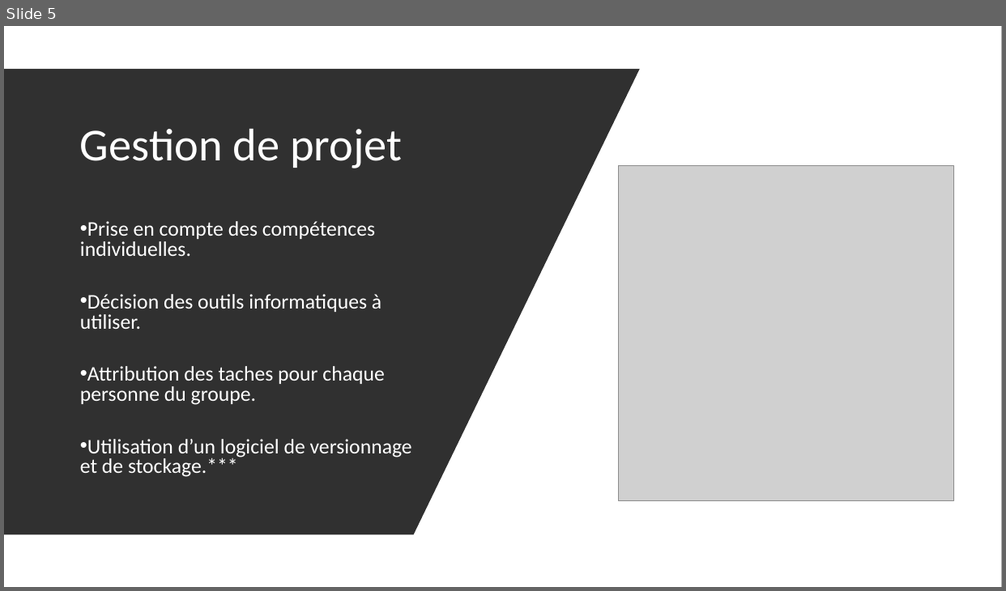
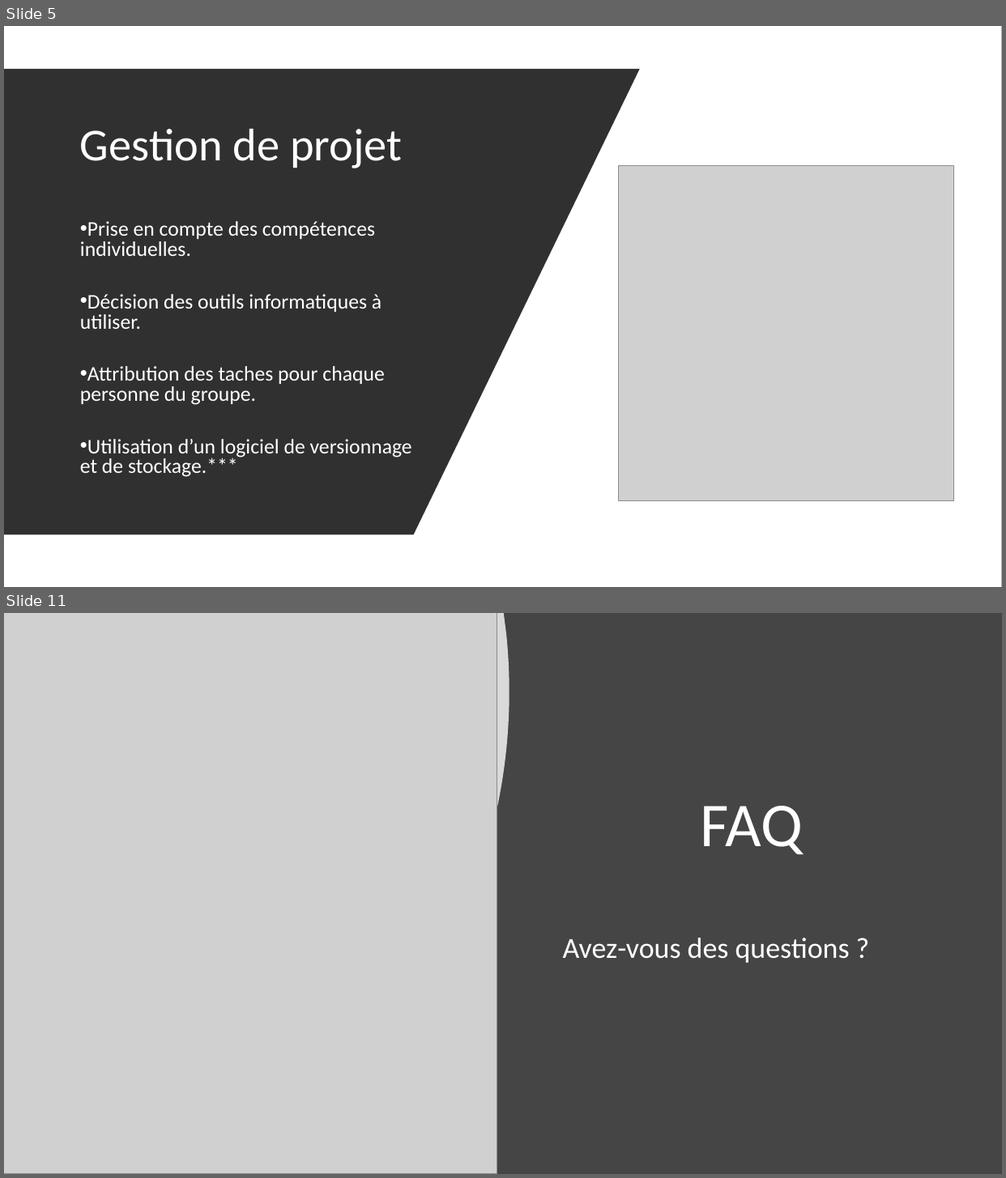
Before and after one commit to FlowNight/BRICK_SHOOTER, a slide deck: Support B.S.pptx. Shown one above the other, each under a label of ours: slide 5 before the commit, slides 5 and 11 after it; the slides between them are not shown. The pictures are 1006x591 and 1006x1178 pixels, drawn with LibreOffice and Linux fonts; fonts in the diff are those of the drawing; grey boxes stand for pictures. Boxes give left, top, right and bottom in pixels: in the first picture for what was removed or moved away, otherwise in the second. Text is boxed around its words. In the diff, an @@ line names an element or a change of style, - is before the commit and + after.

```diff
--- a/Support B.S.pptx
+++ b/Support B.S.pptx
@@ slide 11 added at [4, 613, 1002, 1174], background #454545 @@
@@ freeform shape added at [4, 613, 509, 1174], fill #FFFFFF at 80% opacity @@
@@ picture added at [4, 613, 497, 1174] @@
@@ title added at [701, 806, 803, 854], 60 pt, text #FFFFFF @@
+FAQ
@@ text added at [563, 938, 850, 963], 28 pt, text #FFFFFF @@
+Avez-vous des questions ?
```
Also in this commit, not shown: 3 slides changed, 4 other slides added, 1 slide removed, 1 other file.
